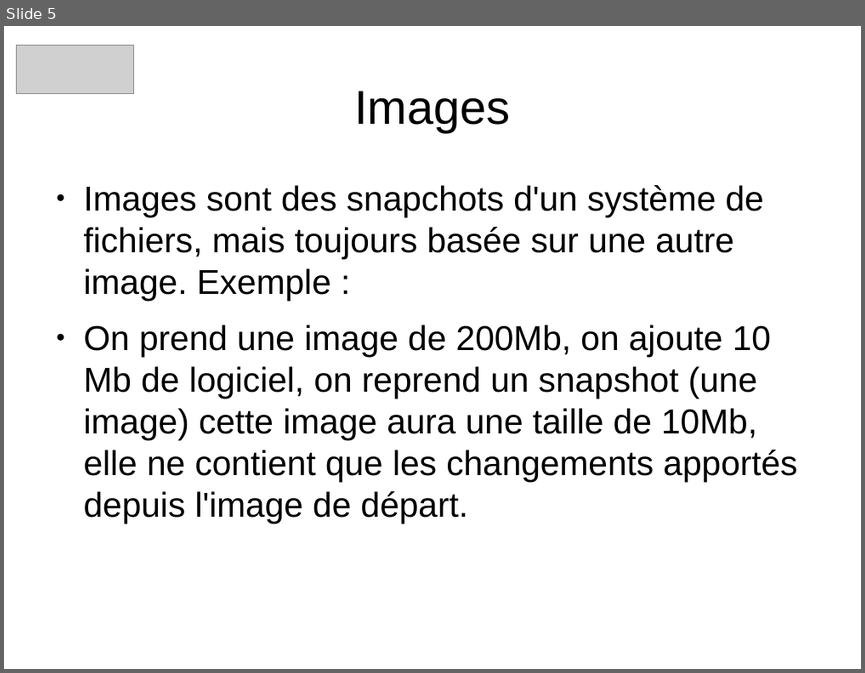
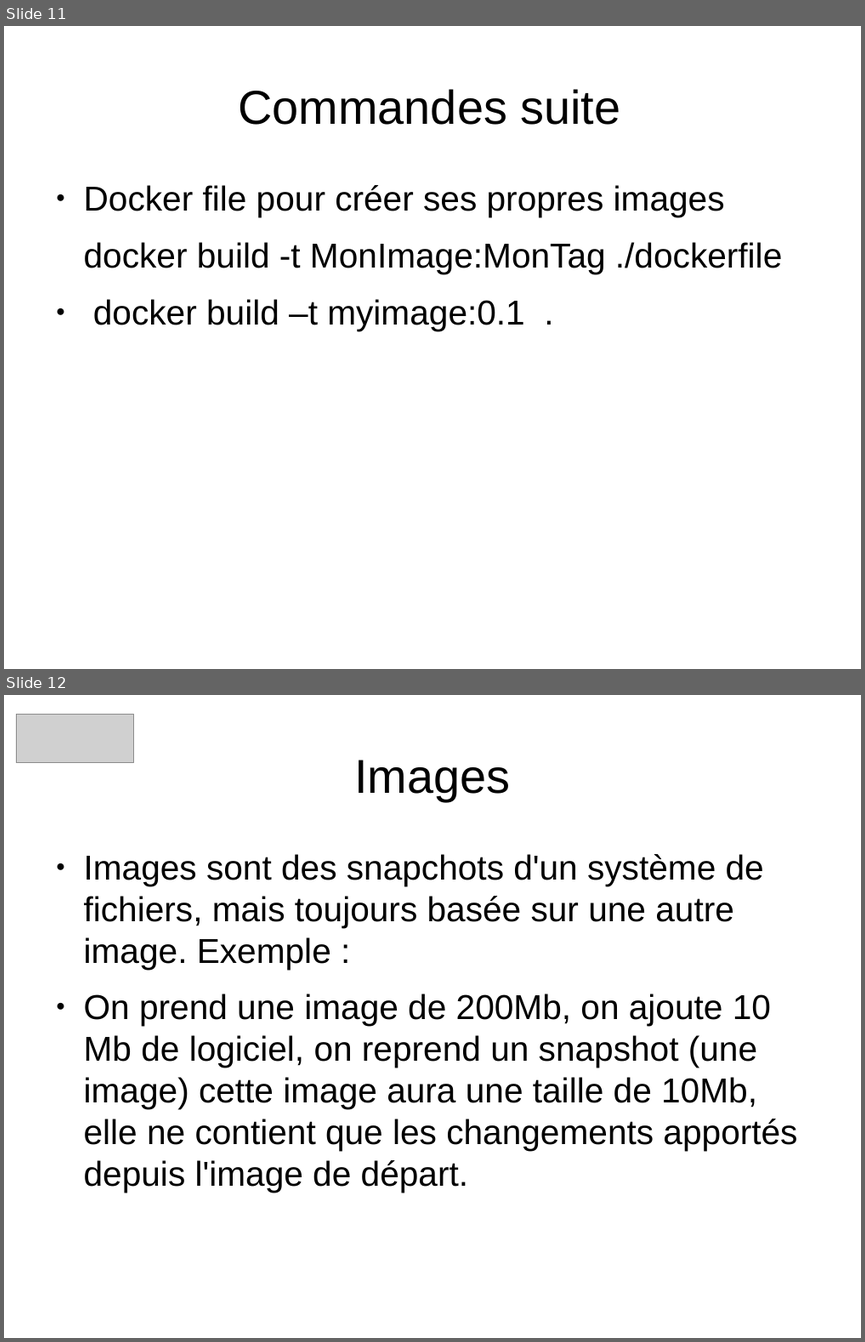
Before and after one commit to heylve/current, a slide deck: Rencontre_devs/docker_dev_conf_20_11_2017.odp. Shown one above the other, each under a label of ours: slide 5 before the commit, slides 11 and 12 after it. The pictures are 865x673 and 865x1342 pixels, drawn with LibreOffice and Linux fonts; fonts in the diff are those of the drawing; grey boxes stand for pictures. Boxes give left, top, right and bottom in pixels: in the first picture for what was removed or moved away, otherwise in the second. Text is boxed around its words. In the diff, an @@ line names an element or a change of style, - is before the commit and + after.

Commit message:
docker pres ..

```diff
--- a/Rencontre_devs/docker_dev_conf_20_11_2017.odp
+++ b/Rencontre_devs/docker_dev_conf_20_11_2017.odp
@@ slide 11 added at (4, 26, 861, 669), background #FFFFFF @@
@@ title added at (238, 89, 620, 125), 44 pt, text #000000 @@
+Commandes suite
@@ text added at (84, 185, 782, 330), 32 pt, text #000000 @@
+● Docker file pour créer ses propres images
+docker build -t MonImage:MonTag ./dockerfile
+● docker build –t myimage:0.1 .
@@ what was slide 5 is now slide 12 @@
```
Also in this commit, not shown: 4 slides changed, 8 other slides added, 1 slide removed.
